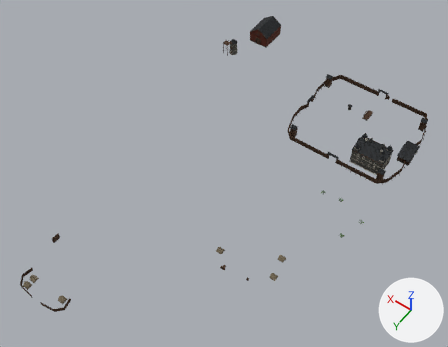
An edit to the glTF model web/public/authored/greyhaven-fort/settlement.gltf, drawn before and after from the same camera.
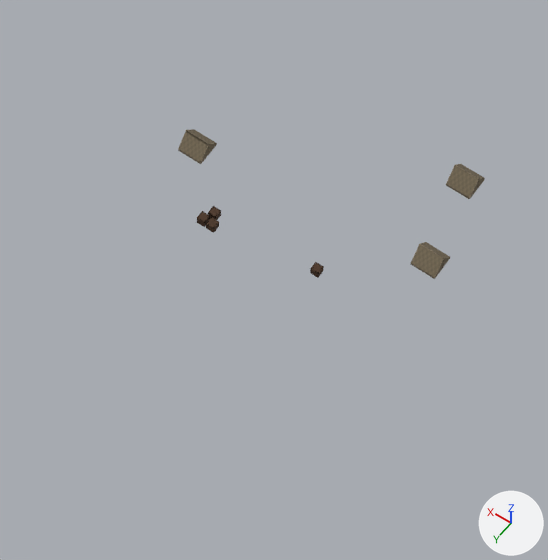
There are two pictures of each version: one whole from a camera (50 mm lens) standing at (-77.2, 220.1, 264.6) and looking at (37.2, 60.0, 13.0), one close up on the part from 39% to 67% of the width and 63% to 100% of the height. Arrows for +X, +Y and +Z are at lower right; the lights stay in place. The older version's two pictures come first. Vertices at exactly the same position are counted once.

The first close-up shows 'Greyhaven keep and timber defences'.
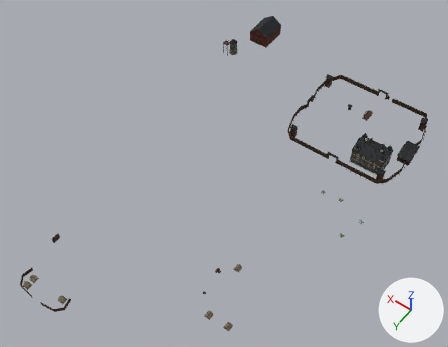
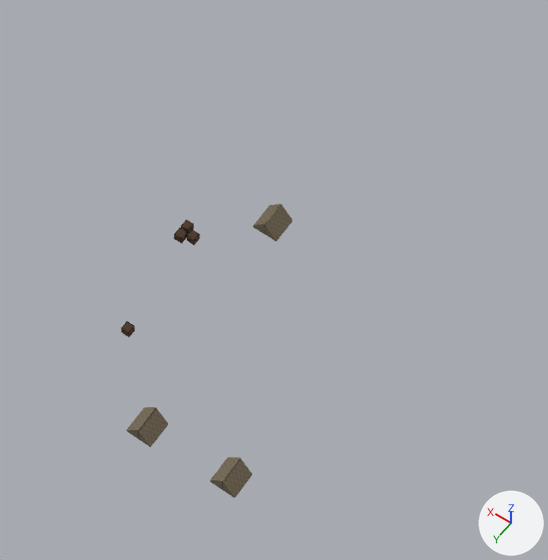
Diff of the bpy script that builds the scene:
```diff
--- a/web/public/authored/greyhaven-fort/settlement.gltf.py
+++ b/web/public/authored/greyhaven-fort/settlement.gltf.py
@@ me_keep_ashlar_hall_029 @@
 me_keep_ashlar_hall_029.from_pydata(...)  # 50877 vertices, 83324 faces; spans x -36.0..92.0, y -52.0..166.0, z 0.0..22.0
 # used by ob_greyhaven_keep_and_timber_defences; location = (0.0, 0.0, 0.0)
+# me_keep_ashlar_hall_029 part 1: 2049 of 50877 vertices moved; they spanned x -17.0..14.0, y 83.0..105.0, z 11.0..14.0 and now span x -14.0..8.0, y 99.0..129.0, z 11.0..13.0; mean shift (3.0, 12.0, 0.0); largest move (-15.0, 83.0, 12.0) -> (-14.0, 128.0, 11.0)
 me_keep_ashlar_hall_029.materials.append(mat_greyhaven_weathered_masonry_029)
```

Location of each change, (x1, y1, x2, y2) in pixels of the close-ups (548 x 560 px):
'Greyhaven keep and timber defences', reshaped
    before: (178, 129, 485, 279)
    after: (121, 204, 292, 498)
